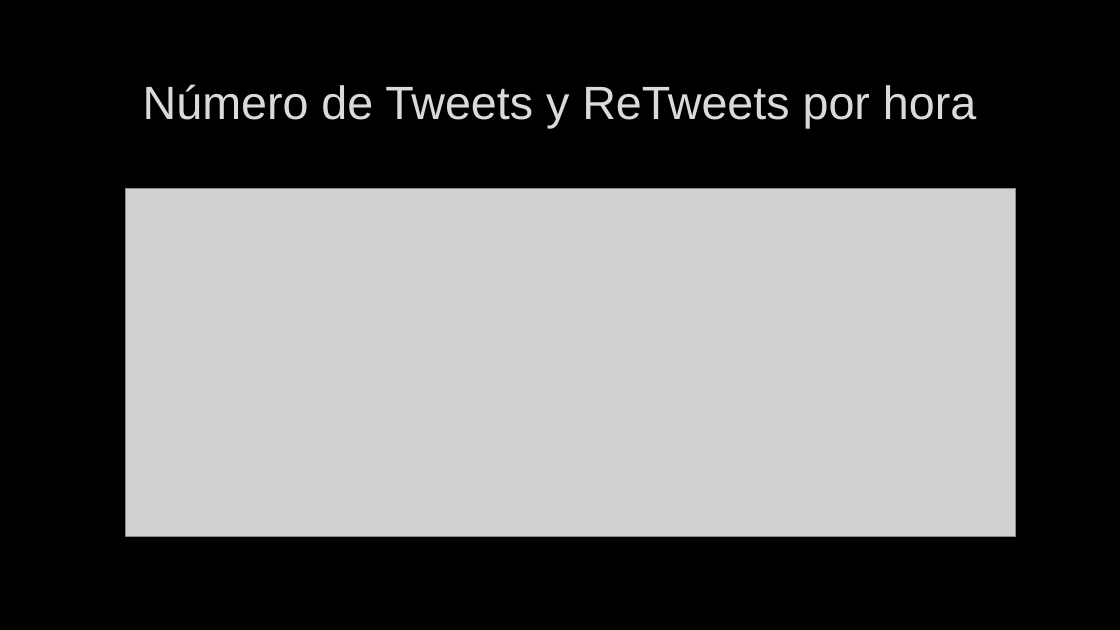
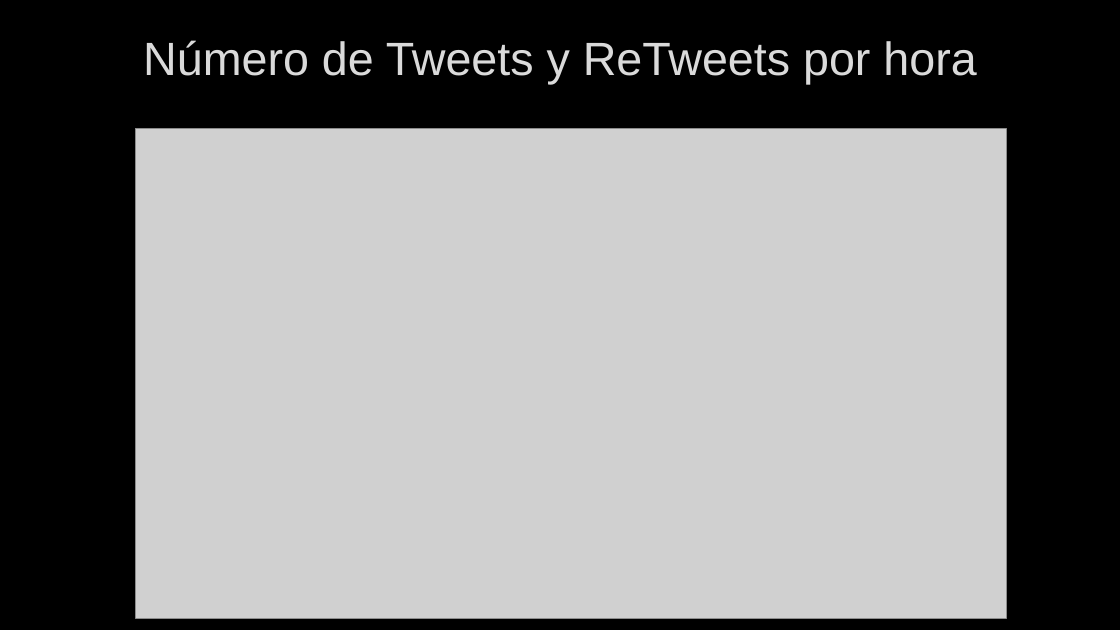
Before and after one commit to functional-programming-utpl-cc/proyectointegrador-valarmorghulis, a slide deck: slide 7 of Proyecto Integrador de saberes.pptx (slide 8 before the commit). Drawn at 1120x630 pixels with LibreOffice and Linux fonts; fonts in the diff are those of the drawing; grey boxes stand for pictures; background and template pictures are left out. Boxes give left, top, right and bottom in pixels: in the first picture for what was removed or moved away, otherwise in the second. Text is boxed around its words. In the diff, an @@ line names an element or a change of style, - is before the commit and + after.

```diff
--- a/Proyecto Integrador de saberes.pptx
+++ b/Proyecto Integrador de saberes.pptx
@@ title "Número de Tweets y ReTweets ...": place and size @@
-title "Número de Tweets y ReTweets ..." at <box>143,84,976,128</box>
+title "Número de Tweets y ReTweets ..." at <box>143,40,976,84</box>
@@ picture: place and size @@
-picture at <box>126,189,1016,537</box>
+picture at <box>136,129,1007,618</box>
```
Also in this commit, not shown: 9 other slides changed, 1 slide added, 10 slides removed.
